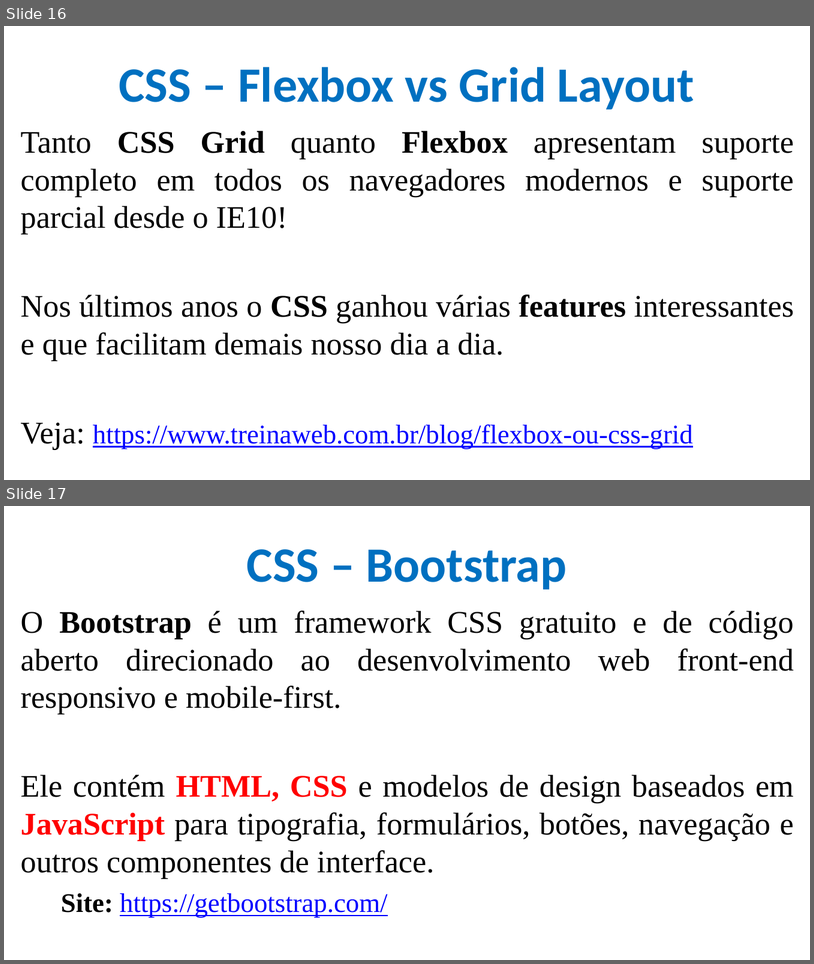
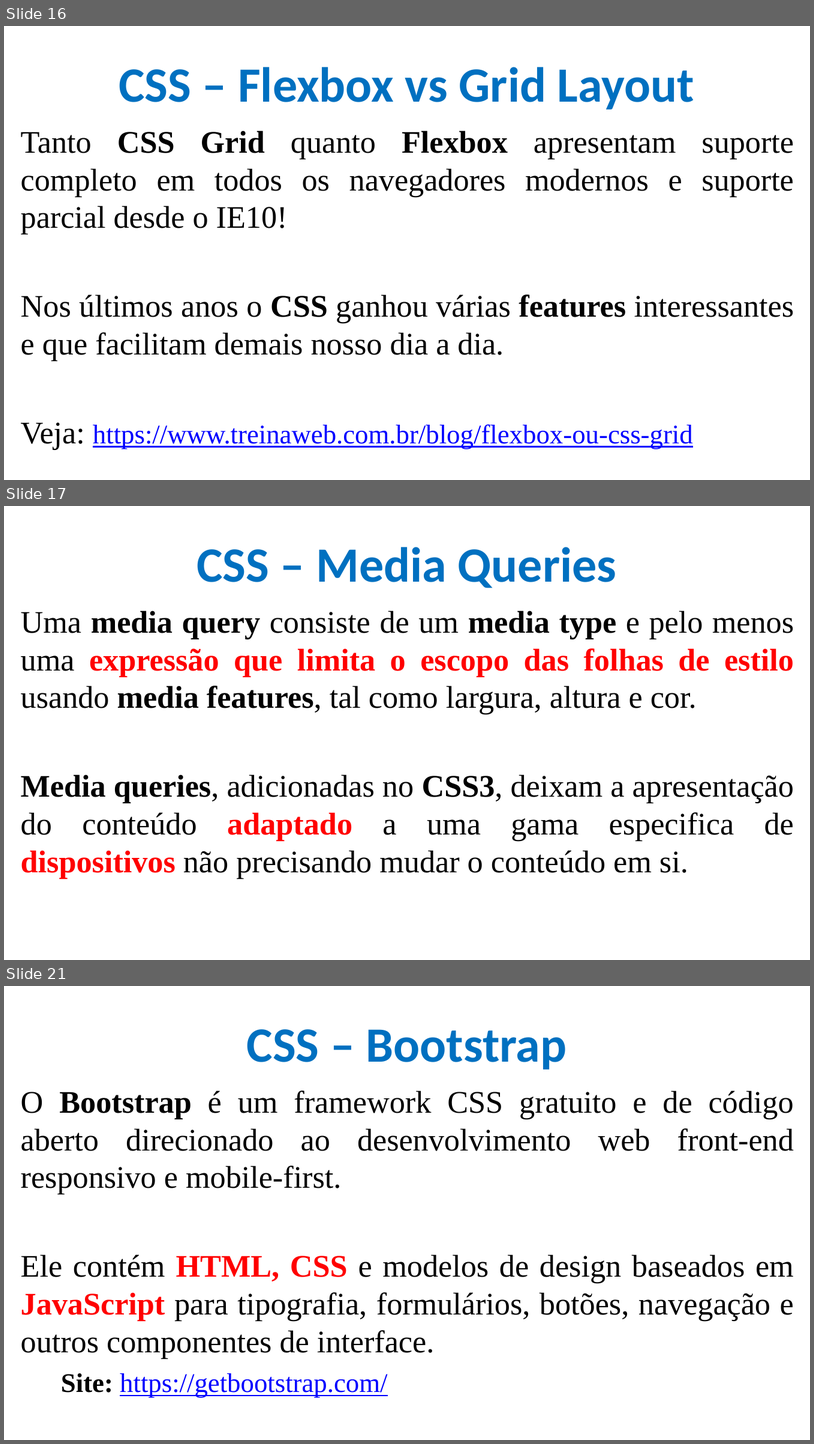
Before and after one commit to CloudEducationBrazil/-WydenDesenvolvimentoWebJAVA, a slide deck: 01 Classes/Aula 07 Desenvolvimento Web Java - CSS.pptx. Shown one above the other, each under a label of ours: slides 16 and 17 before the commit, slides 16, 17 and 21 after it; the slides between them are not shown. The pictures are 814x964 and 814x1444 pixels, drawn with LibreOffice and Linux fonts; fonts in the diff are those of the drawing; background and template pictures are left out. Boxes give left, top, right and bottom in pixels: in the first picture for what was removed or moved away, otherwise in the second. Text is boxed around its words. In the diff, an @@ line names an element or a change of style, - is before the commit and + after.

```diff
--- a/01 Classes/Aula 07 Desenvolvimento Web Java - CSS.pptx
+++ b/01 Classes/Aula 07 Desenvolvimento Web Java - CSS.pptx
@@ slide 17 added at (x1=4, y1=506, x2=810, y2=960), background picture (left out) @@
@@ title added at (x1=197, y1=547, x2=617, y2=588), 44 pt, text #0070C0, bold @@
+CSS – Media Queries
@@ text added at (x1=21, y1=610, x2=794, y2=879), 28 pt, text #000000 @@
+Uma media query consiste de um media type e pelo menos uma expressão que limita o escopo das folhas de estilo usando media features, tal como largura, altura e cor.
+Media queries, adicionadas no CSS3, deixam a apresentação do conteúdo adaptado a uma gama especifica de dispositivos não precisando mudar o conteúdo em si.
@@ what was slide 17 is now slide 21 @@
```
Also in this commit, not shown: 3 other slides added, 1 other file.
